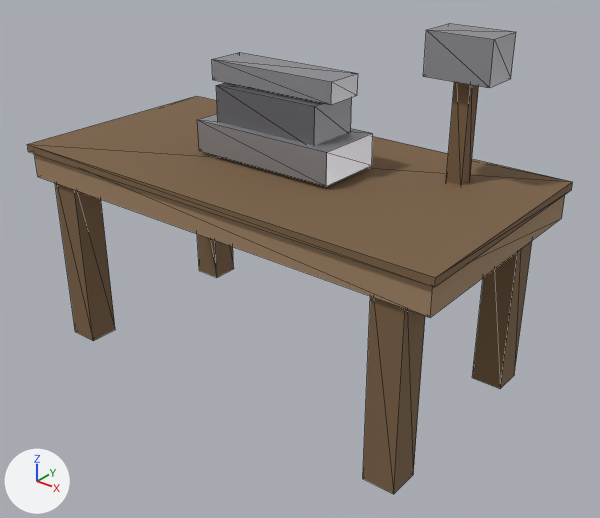
An edit to the glTF model assets/models/props/workbench.glb, drawn before and after from the same camera.
Before and after are seen from a 50 mm lens placed at (1.248, -1.494, 0.727), pointed at (0.071, -0.023, -0.185). The axes (+X, +Y, +Z) are drawn at lower left. The lights are the same throughout. The picture after the commit comes second. Mesh edges are drawn as thin lines. Where no turn or scale is listed for an object, it has been applied to the vertices.

Script lines for the objects in view, before the commit:
```python
mat_benchmetal = principled_material('BenchMetal')
mat_benchmetal.base_color = (0.42, 0.42, 0.45)  # grey #adadb3
mat_benchmetal.metallic = 0.6
mat_benchmetal.roughness = 0.4
mat_benchmetaldk = principled_material('BenchMetalDk')
mat_benchmetaldk.base_color = (0.2, 0.2, 0.22)  # grey #7c7c81
mat_benchmetaldk.metallic = 0.5
mat_benchmetaldk.roughness = 0.45
mat_benchwood = principled_material('BenchWood')
mat_benchwood.base_color = (0.36, 0.23, 0.13)  # brown #a28465
mat_benchwood.roughness = 0.8
mat_benchwooddk = principled_material('BenchWoodDk')
mat_benchwooddk.base_color = (0.2, 0.12, 0.06)  # brown #7c6145
mat_benchwooddk.roughness = 0.85
me_cube = bpy.data.meshes.new('Cube')
me_cube.from_pydata(...)  # 88 vertices, 132 faces; spans x -0.61..0.61, y -0.31..0.31, z -0.5..0.39
# faces by material slot: [12, 72, 36, 12]
me_cube.materials.append(mat_benchwood)  # brown #a28465
me_cube.materials.append(mat_benchwooddk)  # brown #7c6145
me_cube.materials.append(mat_benchmetal)  # grey #adadb3
me_cube.materials.append(mat_benchmetaldk)  # grey #7c7c81
ob_workbench = bpy.data.objects.new('workbench', me_cube)
ob_workbench.location = (0.0, 0.0, 0.0)
```
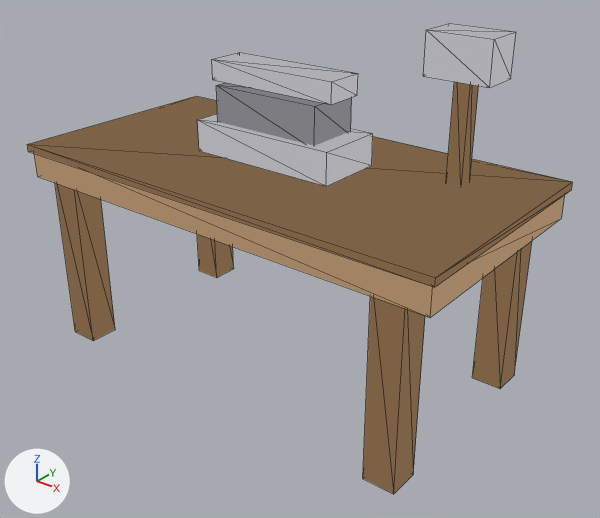
What differs and where, as boxes (x1, y1, x2, y2) in the pictures (600 x 518 px):
```json
{"object": "workbench", "change": "recoloured, surface changed", "before": [27, 24, 573, 494], "after": [27, 24, 573, 494], "on screen": "lighter"}
```

Scene script edits in JSON lines:
```json
{"op": "set", "path": "mat_benchwood.base_color", "old": "(0.36, 0.23, 0.13)", "new": "(0.0, 0.0, 0.0)", "note": "brown #a28465 -> black #000000"}
{"op": "set", "path": "mat_benchwood.metallic", "old": "0.0", "new": "1.0"}
{"op": "add", "block": "mat_benchwood", "code": "mat_benchwood.emission_color = (0.36, 0.23, 0.13)  # brown #a28465"}
{"op": "add", "block": "mat_benchwood", "code": "mat_benchwood.emission_strength = 1.0"}
{"op": "set", "path": "mat_benchwooddk.base_color", "old": "(0.2, 0.12, 0.06)", "new": "(0.0, 0.0, 0.0)", "note": "brown #7c6145 -> black #000000"}
{"op": "set", "path": "mat_benchwooddk.metallic", "old": "0.0", "new": "1.0"}
{"op": "add", "block": "mat_benchwooddk", "code": "mat_benchwooddk.emission_color = (0.2, 0.12, 0.06)  # brown #7c6145"}
{"op": "add", "block": "mat_benchwooddk", "code": "mat_benchwooddk.emission_strength = 1.0"}
{"op": "set", "path": "mat_benchmetal.base_color", "old": "(0.42, 0.42, 0.45)", "new": "(0.0, 0.0, 0.0)", "note": "grey #adadb3 -> black #000000"}
{"op": "set", "path": "mat_benchmetal.metallic", "old": "0.6", "new": "1.0"}
{"op": "set", "path": "mat_benchmetal.roughness", "old": "0.4", "new": "1.0"}
{"op": "add", "block": "mat_benchmetal", "code": "mat_benchmetal.emission_strength = 1.0"}
{"op": "add", "block": "mat_benchmetal", "code": "mat_benchmetal.emission_color = (0.42, 0.42, 0.45)  # grey #adadb3"}
{"op": "set", "path": "mat_benchmetaldk.base_color", "old": "(0.2, 0.2, 0.22)", "new": "(0.0, 0.0, 0.0)", "note": "grey #7c7c81 -> black #000000"}
{"op": "set", "path": "mat_benchmetaldk.metallic", "old": "0.5", "new": "1.0"}
{"op": "set", "path": "mat_benchmetaldk.roughness", "old": "0.45", "new": "1.0"}
{"op": "add", "block": "mat_benchmetaldk", "code": "mat_benchmetaldk.emission_strength = 1.0"}
{"op": "add", "block": "mat_benchmetaldk", "code": "mat_benchmetaldk.emission_color = (0.2, 0.2, 0.22)  # grey #7c7c81"}
```
